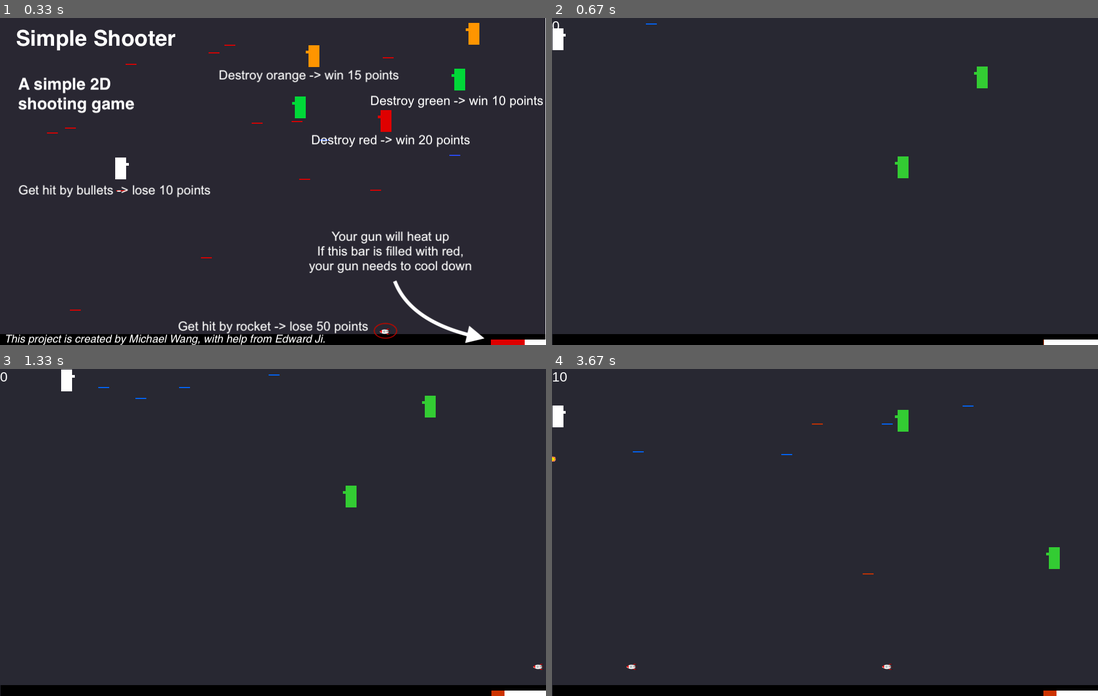
Above: before the commit, frames 1-4 (two rows, left to right).
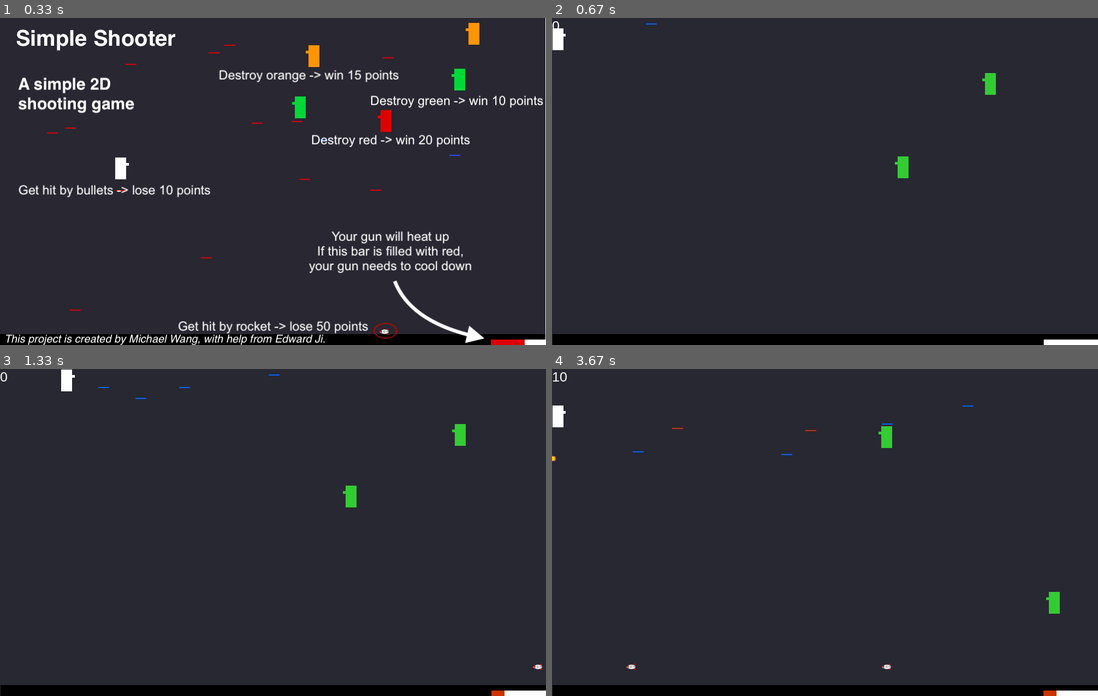
Above: after the commit, the same moments.

Repository: zwang20/SimpleShooter
Game: pygame game, started from simple_shooter.py
Two runs of this game, one before a commit and one after it. Both use one fixed random seed, a clock stepped at 60 frames per second and the inputs below.
Inputs:
- Up to frame 1 (0.33 s): no input
- Up to frame 2 (0.67 s): tap Space at 0.33 s
- Up to frame 3 (1.33 s): hold D 0.67-1.13 s; tap Space at 0.73, 1.03, 1.23 s; hold W from 1.17 s (still down)
- Up to frame 4 (3.67 s): release W at 1.47 s; hold D 1.5-1.97 s; tap Space at 1.57, 1.87, 2.07, 2.37, 2.63, 2.97, 3.27, 3.4 s; hold A 2-2.53 s; hold S 2.57-2.87 s; hold A 2.9-3.3 s; hold W from 3.33 s (still down)

Frame 1 is identical in both runs. In frame 2, 0.2% of the frame differs, in the area x 77-82%, y 14-24%; in frame 3, 0.3%; in frame 4, 0.6%, in the area x 0-93%, y 12-75%.

Commit message:
renewed enemy move

Diff:
--- a/simple_shooter.py
+++ b/simple_shooter.py
@@ -215,22 +215,27 @@
         if difficulty is None:
             difficulty = choice(Enemy.available)
         if difficulty == "easy":
-            self.speed = randint(1, 2)
+            self.speedx = 1
+            self.speedy = randint(1, 2)
             self.fire_cooldown = 1
         elif difficulty == "normal":
-            self.speed = randint(2, 4)
+            self.speedx = randint(2, 3)
+            self.speedy = randint(2, 4)
             self.fire_cooldown = 0.5
         elif difficulty == "hard":
-            self.speed = randint(4, 7)
+            self.speedx = randint(3, 4)
+            self.speedy = randint(4, 7)
             self.fire_cooldown = 0.3
         elif difficulty == 'hell':
-            self.speed = randint(7, 10)
+            self.speedx = randint(4, 5)
+            self.speedy = randint(7, 10)
             self.fire_cooldown = 0.2
         elif difficulty == "dummy":
             self.speed = 0
             self.fire_cooldown = 99999
         self.difficulty = difficulty
-        self.dir = "up"
+        self.dir = 'up'
+        self.dir_timer = 3
         self.fire_timer = time.time()
         self.spawn_protect = time.time()
         Enemy.family.append(self)
@@ -256,12 +261,34 @@
         sge_rect(game_display, self.x - 5, self.y + 10, 5, 5, colour)
 
     def move(self):  # this now contains enemy ai
-        self.y += self.speed if self.dir == "down" else -self.speed
-        if self.y < self.speed:
-            self.dir = "down"
-        elif (self.y >
-              display_height - ground_height - Enemy.height - self.speed):
-            self.dir = "up"
+        if self.dir == "left":
+            self.x -= self.speedx
+        elif self.dir == "right":
+            self.x += self.speedx
+        elif self.dir == "up":
+            self.y -= self.speedy
+        elif self.dir == "down":
+            self.y -= self.speedy
+        if self.x > display_width - Enemy.width:
+            self.x = display_width - Enemy.width
+            self.dir_timer = randint(30,120)
+            self.dir = choice(("left", "right", "up", "down"))
+        elif self.x < 500:
+            self.x = 500
+            self.dir_timer = randint(30,120)
+            self.dir = choice(("left", "right", "up", "down"))
+        if self.y < 0:
+            self.y = 0
+            self.dir_timer = randint(30,120)
+            self.dir = choice(("left", "right", "up", "down"))
+        elif self.y > display_height - ground_height - Enemy.height:
+            self.y = display_height - ground_height - Enemy.height
+            self.dir_timer = randint(30,120)
+            self.dir = choice(("left", "right", "up", "down"))
+        self.dir_timer -= 1
+        if self.dir_timer <= 0:
+            self.dir_timer = randint(30,120)
+            self.dir = choice(("left", "right", "up", "down"))
 
     def fire(self):
         if time.time() - self.fire_timer >= self.fire_cooldown:
